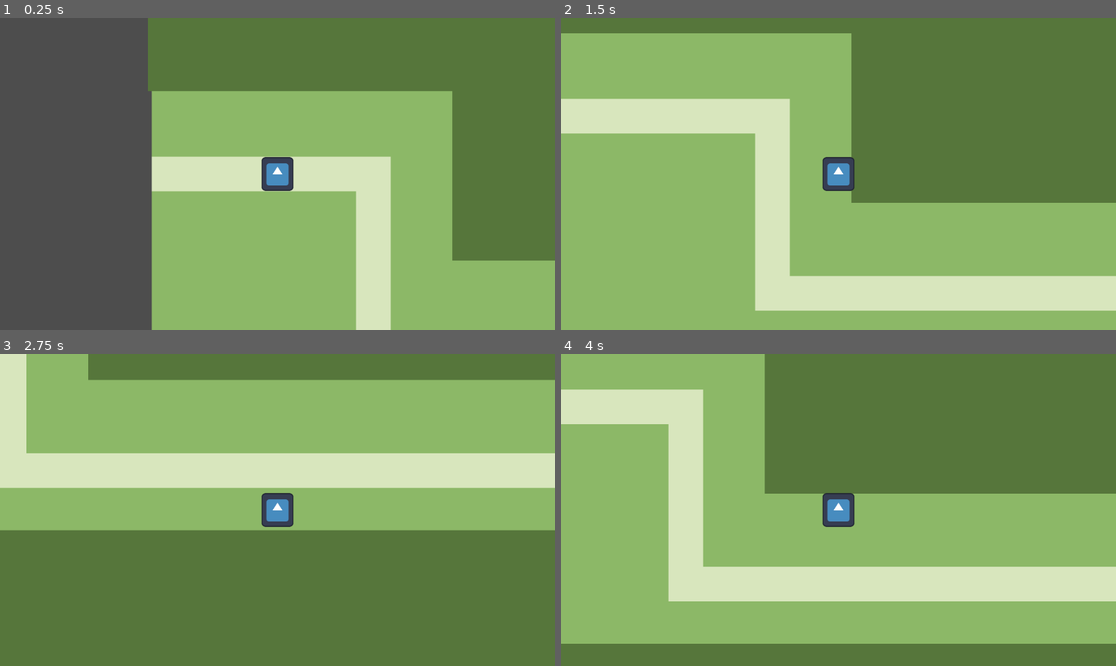
Above: before the commit, frames 1-4 (two rows, left to right).
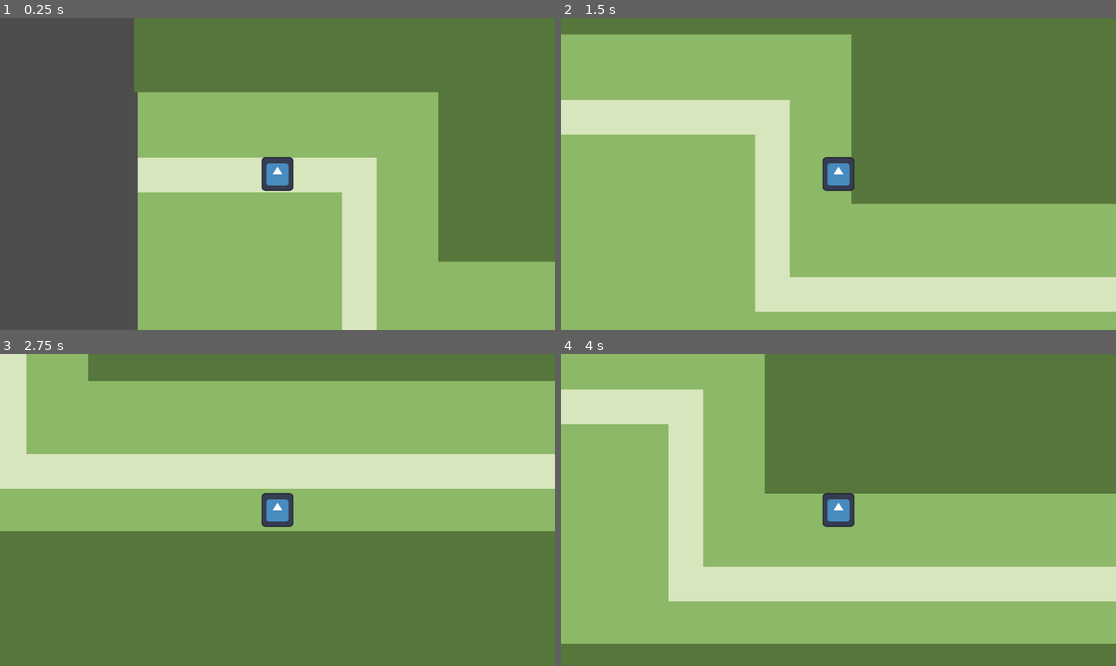
Above: after the commit, the same moments.

Repository: iListenToSludge/Pizza-Interactive
Game: Godot game, scene res://outside_dungeon.tscn
The game is run twice, just before and just after one commit, with the same random seed, the same clock (stepped at 60 frames per second) and the same inputs. This scene is started directly instead of the project's main scene. The engine's default icon, where the game draws it, is replaced by a stand-in: a white triangle on a blue panel in a dark square.
Inputs:
- Up to frame 1 (0.25 s): no input
- Up to frame 2 (1.5 s): tap Enter at 0.5 s; hold D (move right) 0.53-1.28 s; hold S (move down) from 1.28 s (still down)
- Up to frame 3 (2.75 s): release S (move down) at 2.03 s; hold D (move right) from 2.03 s (still down)
- Up to frame 4 (4 s): release D (move right) at 2.78 s; hold W (move up) 2.78-3.53 s; tap Space at 3.5 s; hold A (move left) from 3.53 s (still down)

The runs differ from the first frame. In frame 1, 7.2% of the frame differs, in the area x 24-100%, y 0-100%; in frame 2, 1.3%; in frame 3, 1.3%; in frame 4, nothing differs.

Commit message:
Revert "Update outside_dungeon.tscn"
This reverts commit fdc40a8067f84c592ea2a5c1b31b0673dabdde5b.

Diff:
--- a/pizza-interactive/outside_dungeon.tscn
+++ b/pizza-interactive/outside_dungeon.tscn
@@ -72,16 +72,8 @@
 offset_bottom = 872.0
 color = Color(0.48780352, 0.47498035, 0.5111904, 1)
 
-[node name="RichTextLabel" type="RichTextLabel" parent="ColorRect10"]
-layout_mode = 0
-offset_left = 63.0
-offset_top = 478.0
-offset_right = 141.0
-offset_bottom = 510.0
-text = "dungeon"
-
 [node name="CharacterBody2D" parent="." instance=ExtResource("1_78cne")]
-position = Vector2(20.999939, 172)
+position = Vector2(50, 170)
 scale = Vector2(0.5200001, 0.54545456)
 
 [node name="Camera2D" type="Camera2D" parent="CharacterBody2D"]
